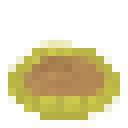
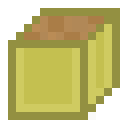
Revision of a layered 128 × 128 image; what changed, layer by layer:
added layer "Layer 2" above "Tub" over (8, 8, 120, 120)
hid "Tub", painted on it over (8, 8, 128, 128)
